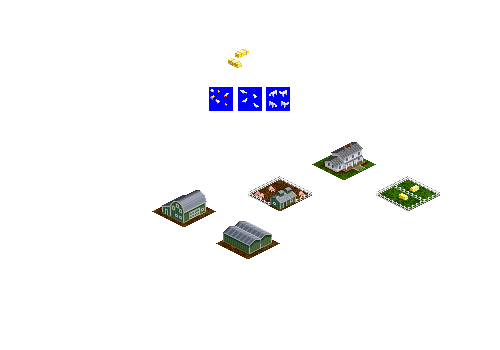
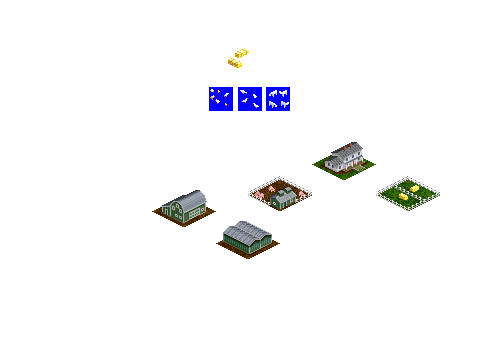
Comparing the layer stacks of the two (500, 350) images. Changes:
painted on "shed" (2nd of 2, in "shed") over (223, 221, 273, 255)
